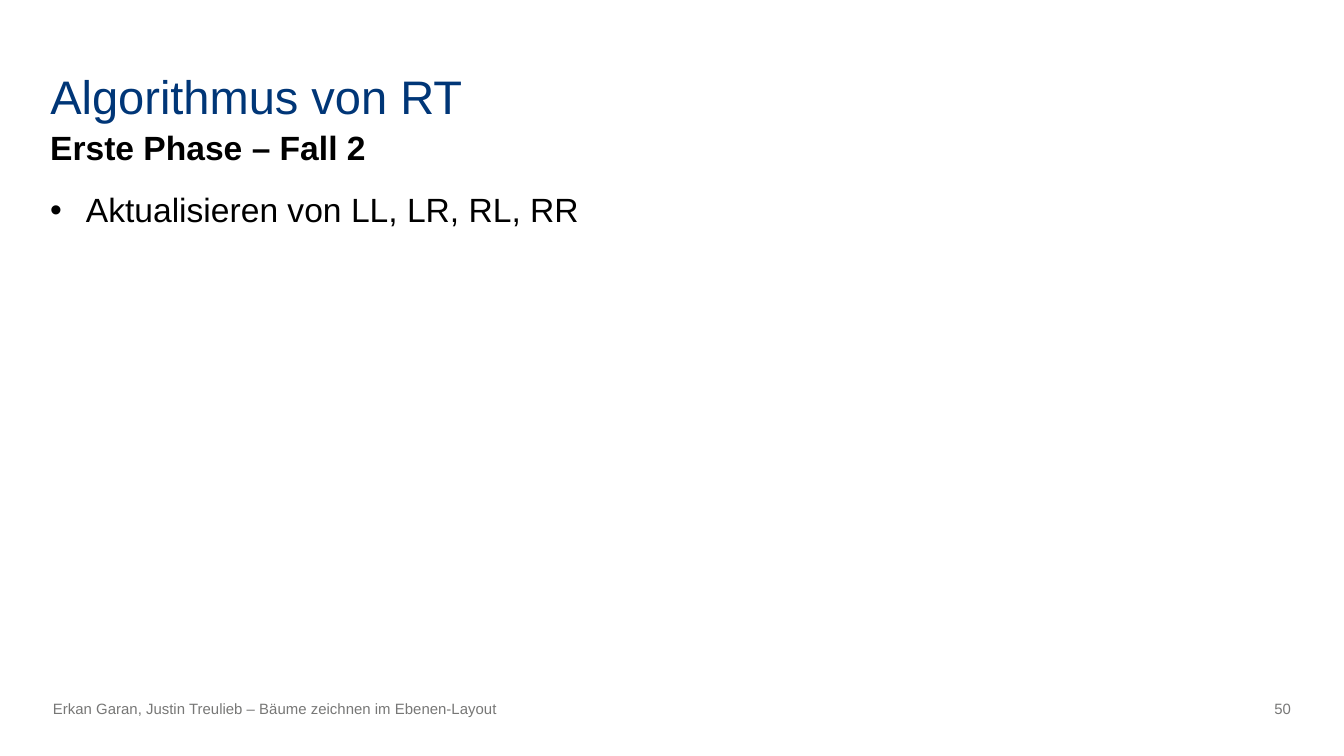
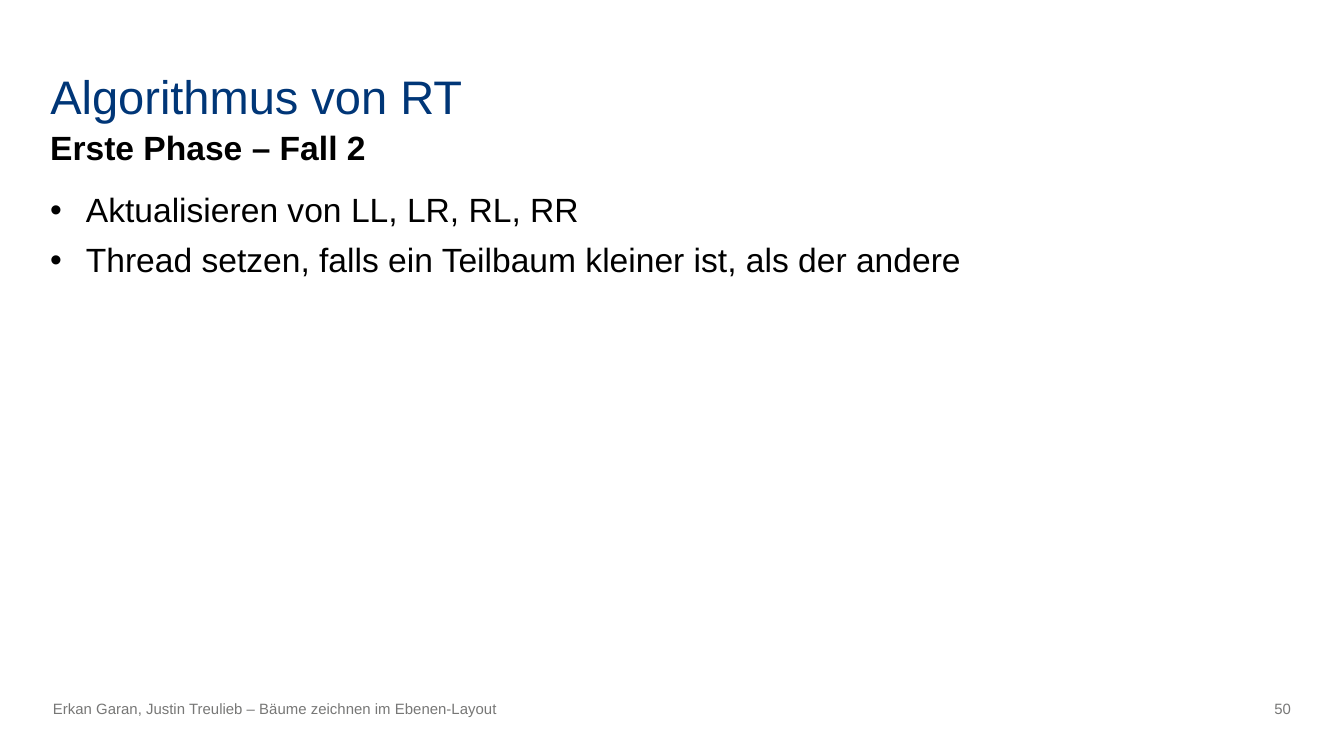
Before and after one commit to erkangrn/Praxsiprojekt, a slide deck: slide 50 of Powerpoint/Bäume zeichnen im Ebenen-Layout.pptx. Drawn at 1344x756 pixels with LibreOffice and Linux fonts; fonts in the diff are those of the drawing. Boxes give left, top, right and bottom in pixels: in the first picture for what was removed or moved away, otherwise in the second. Text is boxed around its words. In the diff, an @@ line names an element or a change of style, - is before the commit and + after.

```diff
--- a/Powerpoint/Bäume zeichnen im Ebenen-Layout.pptx
+++ b/Powerpoint/Bäume zeichnen im Ebenen-Layout.pptx
@@ text at <box>86,247,961,277</box>: paragraph added @@
+• Thread setzen, falls ein Teilbaum kleiner ist, als der andere
```
Also in this commit, not shown: 1 other slide changed.
